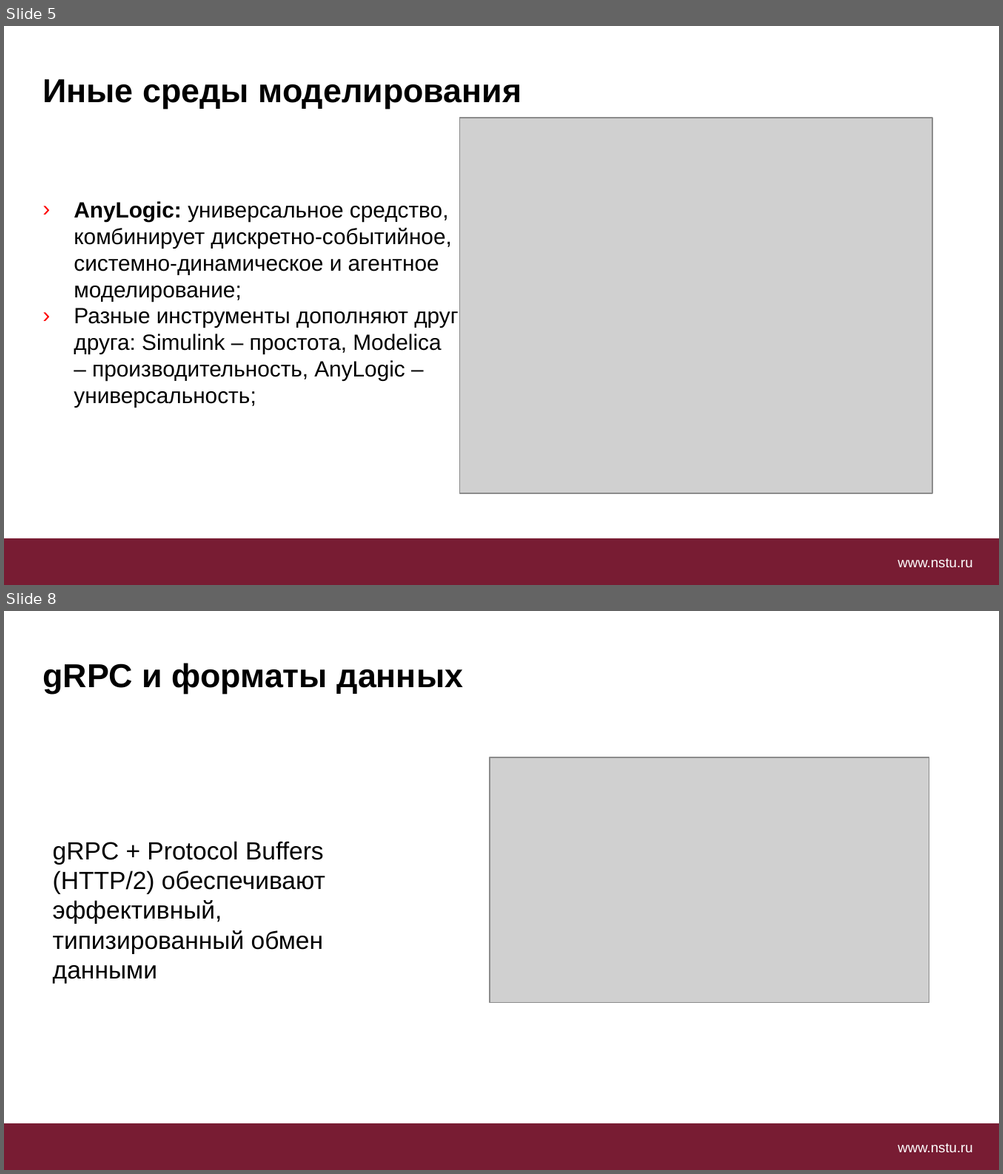
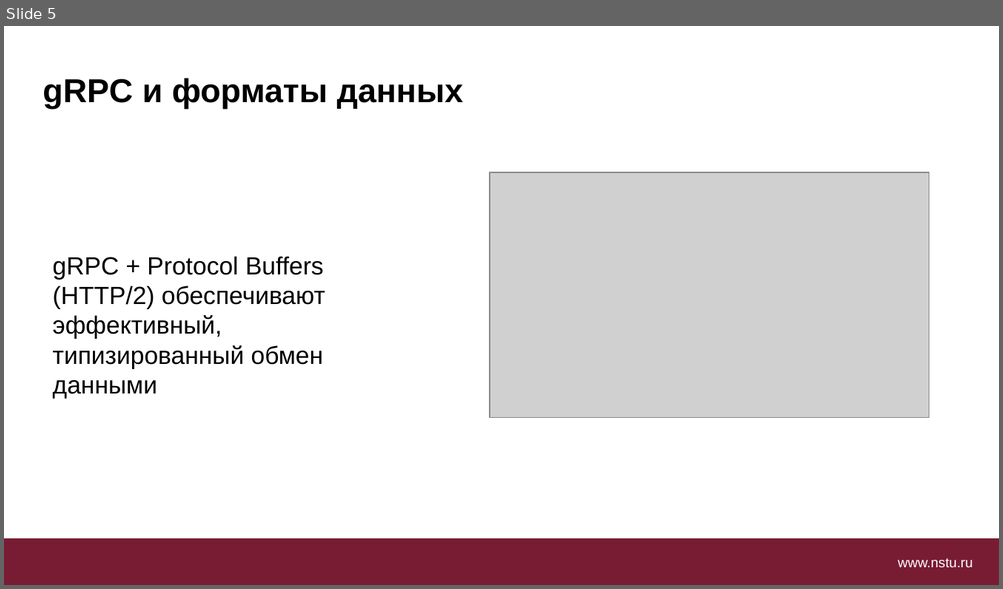
Before and after one commit to blrds/diploma, a slide deck: преза.pptx. Shown one above the other, each under a label of ours: slides 5 and 8 before the commit, slide 5 after it; the slides between them are not shown. The pictures are 1003x1174 and 1003x589 pixels, drawn with LibreOffice and Linux fonts; fonts in the diff are those of the drawing; grey boxes stand for pictures; background and template pictures are left out. Boxes give left, top, right and bottom in pixels: in the first picture for what was removed or moved away, otherwise in the second. Text is boxed around its words. In the diff, an @@ line names an element or a change of style, - is before the commit and + after.

```diff
--- a/преза.pptx
+++ b/преза.pptx
@@ slide 5 removed at bbox=[4, 26, 999, 585], background #FFFFFF; not listed: 2 template elements that a slide beside it also shows @@
@@ text removed at bbox=[42, 79, 522, 109] @@
-Иные среды моделирования
@@ picture removed at bbox=[460, 118, 932, 494] @@
@@ text removed at bbox=[74, 201, 458, 407] @@
-› AnyLogic: универсальное средство, комбинирует дискретно-событийное, системно-динамическое и агентное моделирование;
-› Разные инструменты дополняют друг друга: Simulink – простота, Modelica – производительность, AnyLogic – универсальность;
@@ what was slide 8 is now slide 5 @@
```
Also in this commit, not shown: 4 slides changed, 6 slides added, 10 other slides removed, 2 other files.
